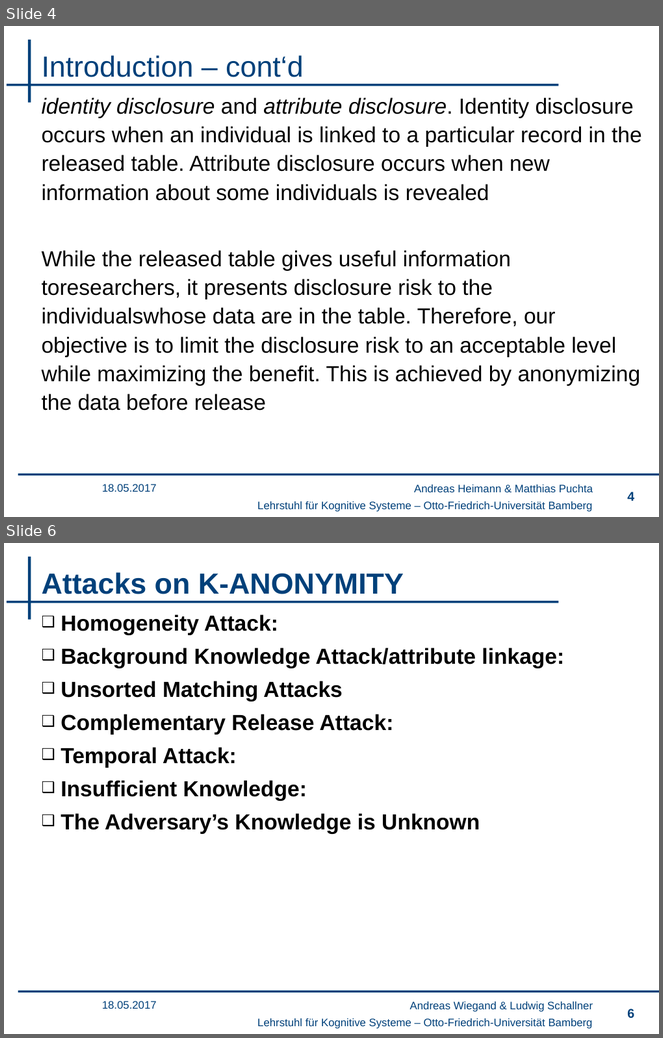
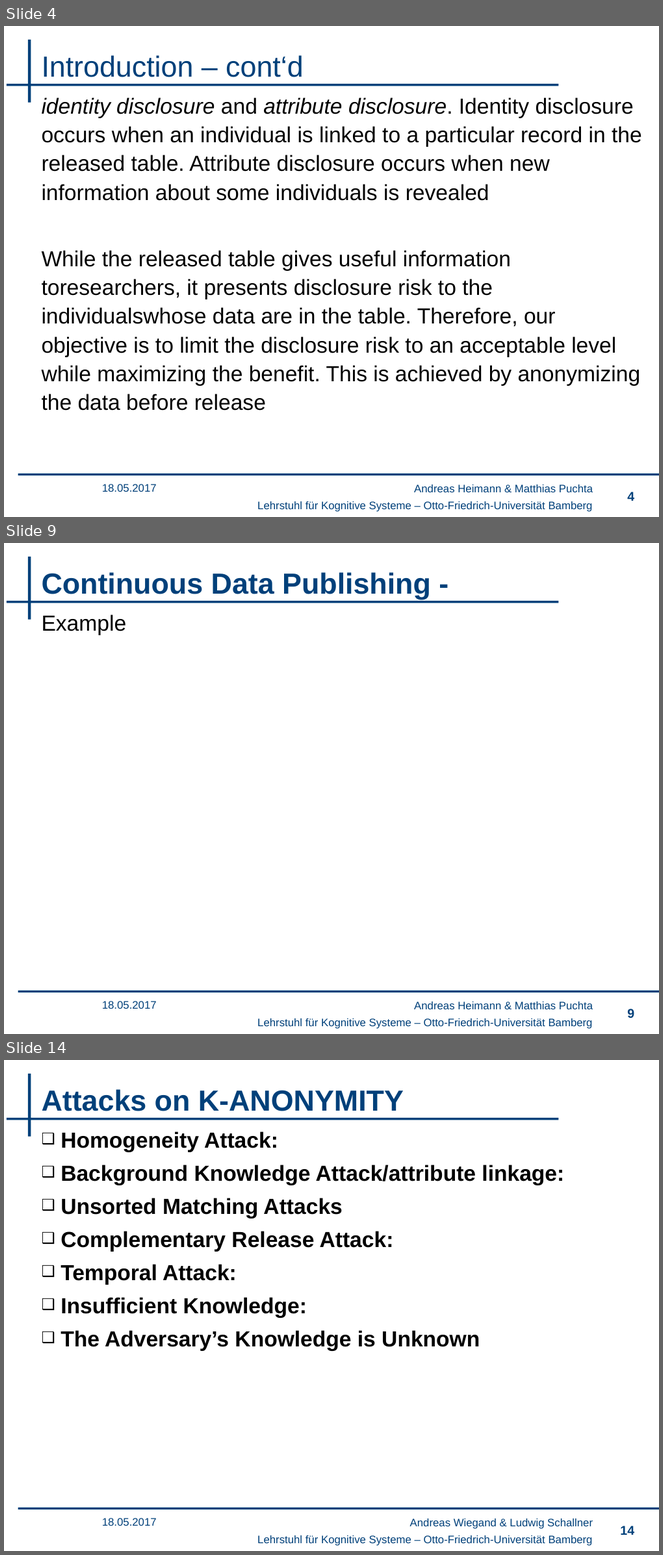
Before and after one commit to wsgan001/PSI-MSem, a slide deck: presentation/sicherheits.pptx. Shown one above the other, each under a label of ours: slides 4 and 6 before the commit, slides 4, 9 and 14 after it; the slides between them are not shown. The pictures are 663x1038 and 663x1555 pixels, drawn with LibreOffice and Linux fonts; fonts in the diff are those of the drawing; background and template pictures are left out. Boxes give left, top, right and bottom in pixels: in the first picture for what was removed or moved away, otherwise in the second. Text is boxed around its words. In the diff, an @@ line names an element or a change of style, - is before the commit and + after.

```diff
--- a/presentation/sicherheits.pptx
+++ b/presentation/sicherheits.pptx
@@ slide 9 added at box(4, 543, 659, 1034), background #FFFFFF; not listed: 4 template elements that a slide beside it also shows @@
@@ title added at box(42, 572, 431, 600), 32 pt, text #00407A, bold @@
+Continuous Data Publishing -
@@ text added at box(42, 615, 127, 635), 24 pt, text #000000 @@
+Example
@@ text added at box(102, 1001, 157, 1009), 12 pt, text #00407A @@
+18.05.2017
@@ text added at box(414, 1002, 593, 1010), 12 pt, text #00407A @@
+Andreas Heimann & Matthias Puchta
@@ page number added at box(627, 1009, 634, 1018), 14 pt, text #00407A @@
+9
@@ what was slide 6 is now slide 14 @@
@@ page number at box(620, 1526, 634, 1535): text changed @@
-6
+14
```
Also in this commit, not shown: 3 slides changed, 8 other slides added.
